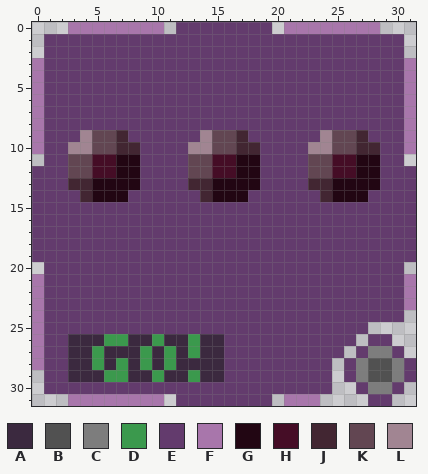
Pixel-art sprite: Icons/Shell Game.png. Above: the version before the commit.
The file is 32x32 pixels.
Palette (. is transparent): A #3b293f  B #515151  C #7d7d7d  D #3b994d  E #633b6d  F #a876ab  G #220613  H #450d26  J #422632  K #624652  L #a18592
New version:
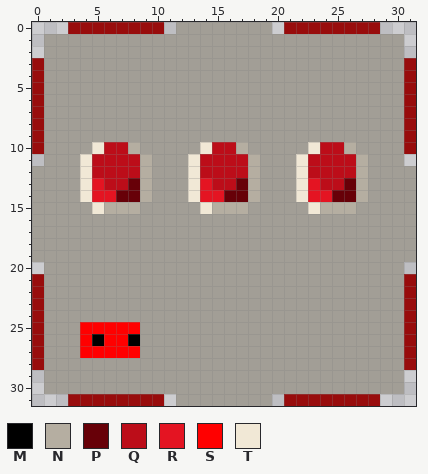
Colours new in this view: M #000000  N #b5aea1  P #670008  Q #bc0d19  R #e41422  S #ff0000  T #f1e8d6
The exact change:
colour E: #633b6d -> #a29e96
colour F: #a876ab -> #980c0c
Changed rows in their new state; - is a pixel that keeps its letter.
first column x 3:
 9 -EEEE------EEEE------EEEE-
10 EETQQN----ETQQNE----TQQNEE
11 ETQQQQN---TQQQQN---TQQQQNE
12 ETQQQQN---TQQQQN---TQQQQNE
13 ETRQQPN---TRQQPN---TRQQPNE
14 -TRRPPN---TRRPPN---TRRPPN-
15 --TNNN-----TNNN-----TNNN--
first column x 3:
24 ----------------------------F
25 -SSSSS-------------------EEEF
26 ESMSSMEEEEEEE-----------E--EF
27 ESSSSSEEEEEEE----------E-EE-F
28 EEEEEEEEEEEEE---------E-EEEEF
29 EEEEEEEEEEEEE---------E-EEEE.
30 ----------------------EE-EE--
31 ---------------------FFFFF.--
Boxes around the changes in both pictures, in picture pixels (x1, y1, x2, y2):
changed: (32, 22, 416, 406)
